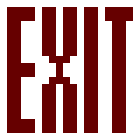
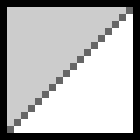
Layered file, before and after one edit (140×140). Changes by layer:
showed "reflector-4", painted on it over [0, 0, 140, 140]
hid "exit" over [7, 7, 133, 133]
